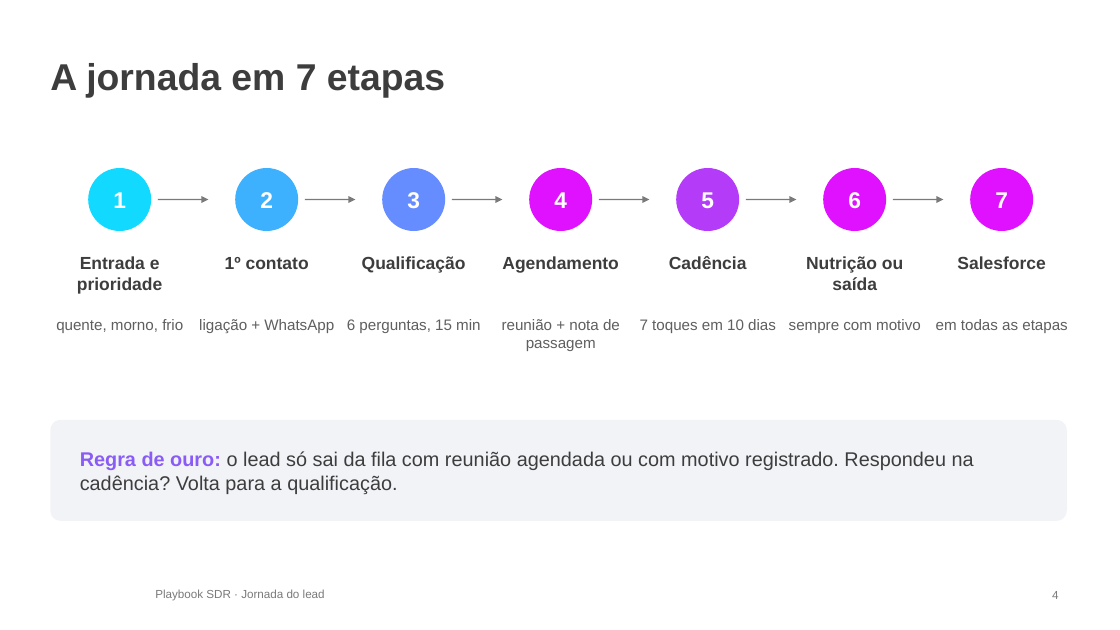
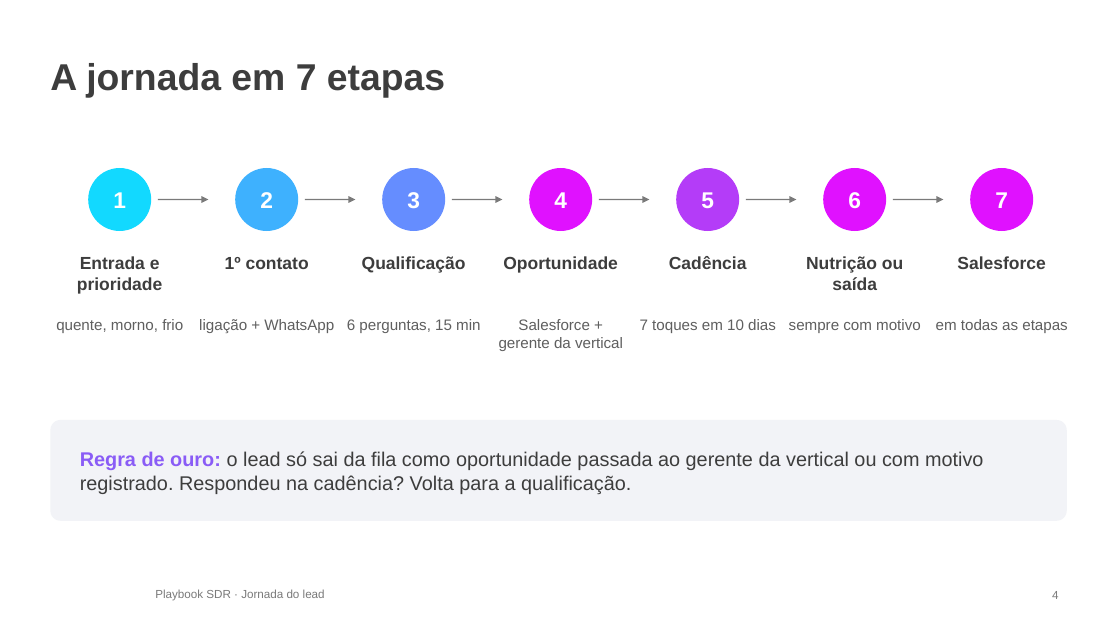
Before and after one commit to itarsilva/Treino, a slide deck: slide 4 of ledwave-comercial/sdr/LedWave_Jornada_do_Lead_SDR.pptx. Drawn at 1120x630 pixels with LibreOffice and Linux fonts; fonts in the diff are those of the drawing; background and template pictures are left out. Boxes give left, top, right and bottom in pixels: in the first picture for what was removed or moved away, otherwise in the second. Text is boxed around its words. In the diff, an @@ line names an element or a change of style, - is before the commit and + after.

```diff
--- a/ledwave-comercial/sdr/LedWave_Jornada_do_Lead_SDR.pptx
+++ b/ledwave-comercial/sdr/LedWave_Jornada_do_Lead_SDR.pptx
@@ text at [503, 256, 618, 273]: text changed @@
-Agendamento
+Oportunidade
@@ text at [499, 319, 623, 351]: text changed @@
-reunião + nota de passagem
+Salesforce + gerente da vertical
@@ text at [80, 451, 983, 494]: text changed @@
-Regra de ouro: o lead só sai da fila com reunião agendada ou com motivo registrado. Respondeu na cadência? Volta para a qualificação.
+Regra de ouro: o lead só sai da fila como oportunidade passada ao gerente da vertical ou com motivo registrado. Respondeu na cadência? Volta para a qualificação.
```
Also in this commit, not shown: 5 other slides changed, 1 other file.
